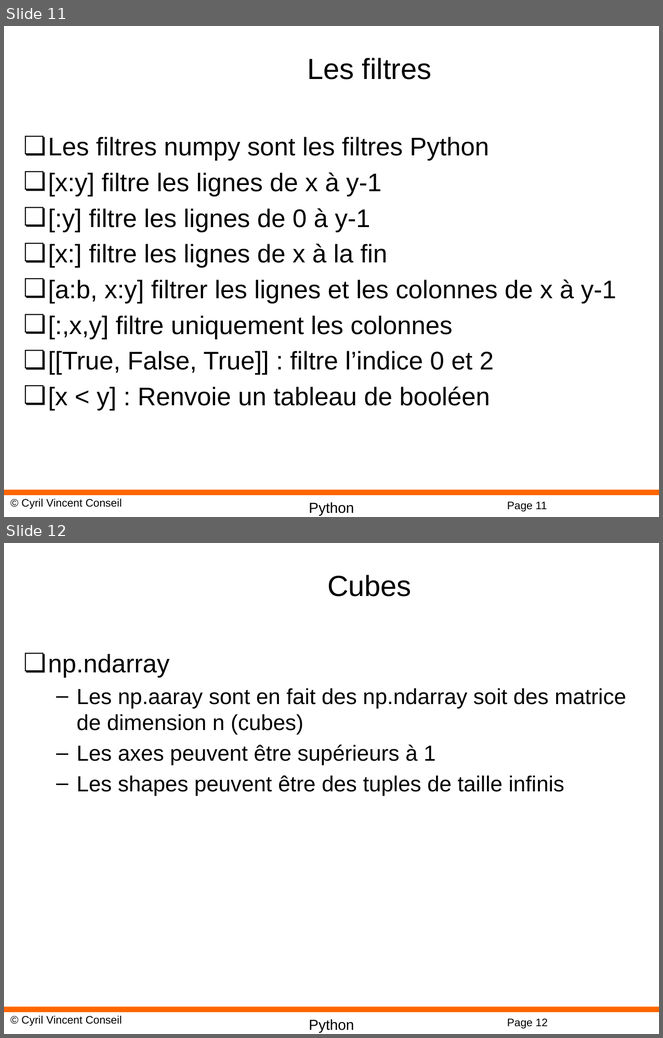
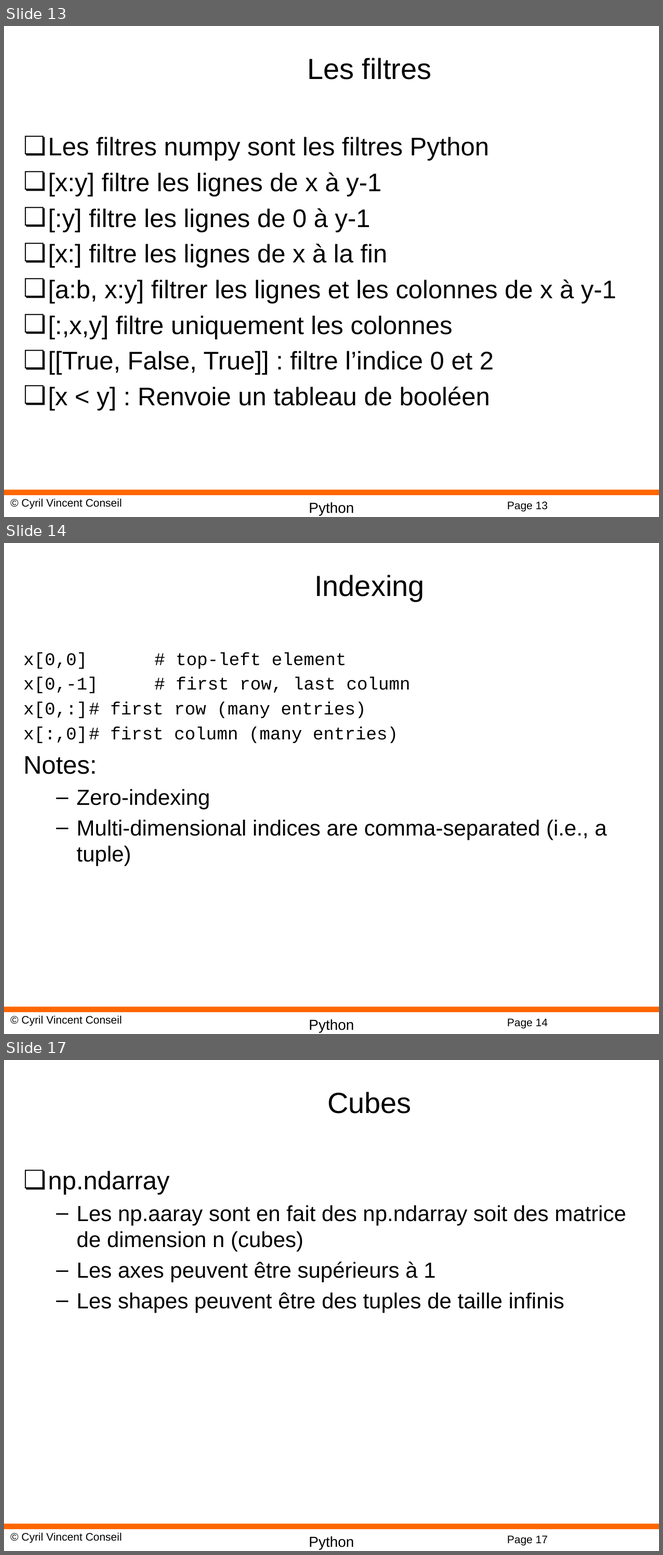
Before and after one commit to cyrilvincent/math, a slide deck: ppt/PythonMath07-NumpyMatrix.pptx. Shown one above the other, each under a label of ours: slides 11 and 12 before the commit, slides 13, 14 and 17 after it; the slides between them are not shown. The pictures are 663x1038 and 663x1555 pixels, drawn with LibreOffice and Linux fonts; fonts in the diff are those of the drawing; background and template pictures are left out. Boxes give left, top, right and bottom in pixels: in the first picture for what was removed or moved away, otherwise in the second. Text is boxed around its words. In the diff, an @@ line names an element or a change of style, - is before the commit and + after.

```diff
--- a/ppt/PythonMath07-NumpyMatrix.pptx
+++ b/ppt/PythonMath07-NumpyMatrix.pptx
@@ slide 14 added at [4, 543, 659, 1034], background #FFFFFF; not listed: 4 template elements that a slide beside it also shows @@
@@ title added at [314, 575, 425, 602], 32 pt, text #000000 @@
+Indexing
@@ text added at [23, 652, 607, 866], 19.5 pt, text #000000 @@
+x[0,0] # top-left element
+x[0,-1] # first row, last column
+x[0,:] # first row (many entries)
+x[:,0] # first column (many entries)
+Notes:
+  – Zero-indexing
+  – Multi-dimensional indices are comma-separated (i.e., a tuple)
@@ what was slide 11 is now slide 13 @@
@@ page number at [507, 502, 548, 512]: text changed @@
-Page 11
+Page 13
@@ what was slide 12 is now slide 17 @@
@@ page number at [507, 1536, 548, 1546]: text changed @@
-Page 12
+Page 17
```
Also in this commit, not shown: 1 slide changed, 5 other slides added, 6 other files.
